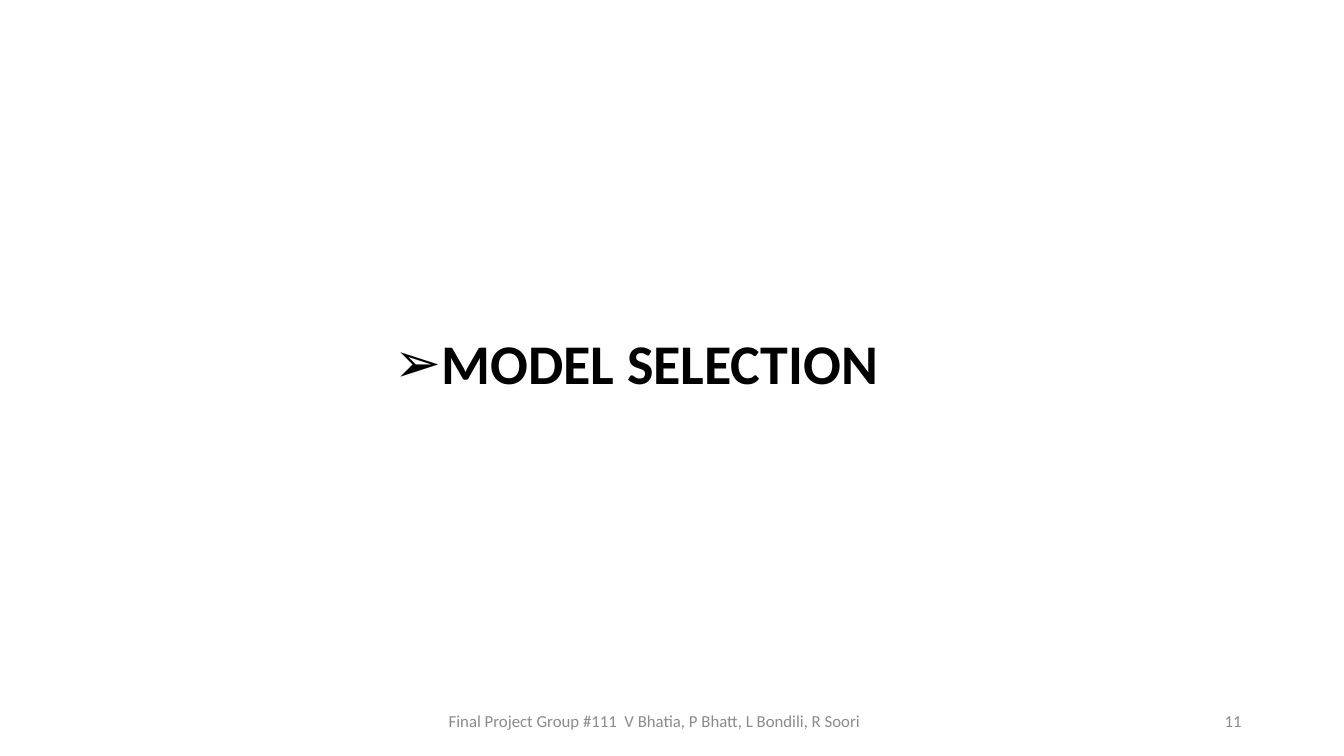
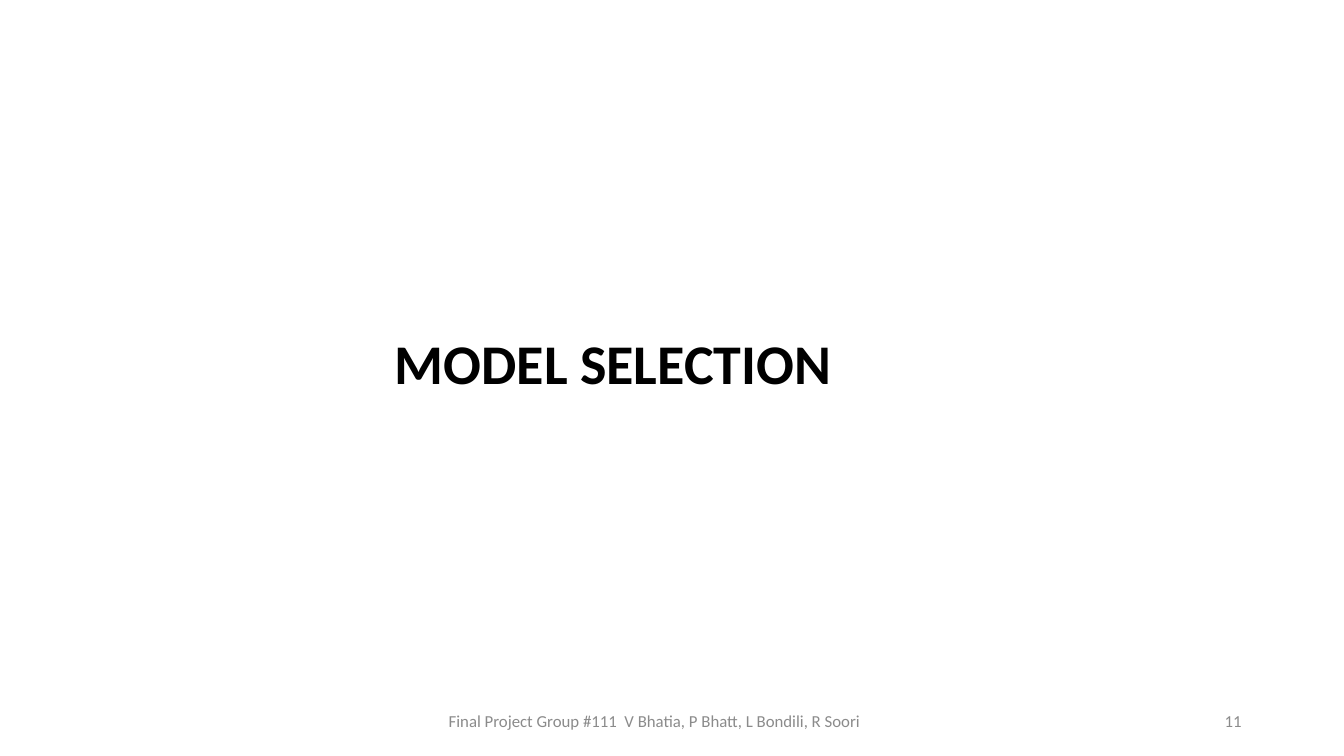
Before and after one commit to bhatiavr/cs109b-final-project-111, a slide deck: slide 11 of docs/Forecasting COVID-19 Cases Using SARS-Cov-2 Titers in Wastewater.pptx. Drawn at 1344x756 pixels with LibreOffice and Linux fonts; fonts in the diff are those of the drawing. Boxes give left, top, right and bottom in pixels: in the first picture for what was removed or moved away, otherwise in the second. Text is boxed around its words. In the diff, an @@ line names an element or a change of style, - is before the commit and + after.

```diff
--- a/docs/Forecasting COVID-19 Cases Using SARS-Cov-2 Titers in Wastewater.pptx
+++ b/docs/Forecasting COVID-19 Cases Using SARS-Cov-2 Titers in Wastewater.pptx
@@ text "MODEL SELECTION" at box(395, 347, 831, 385): bullet ➢ to none @@
```
Also in this commit, not shown: 16 other slides changed, 1 slide removed.
